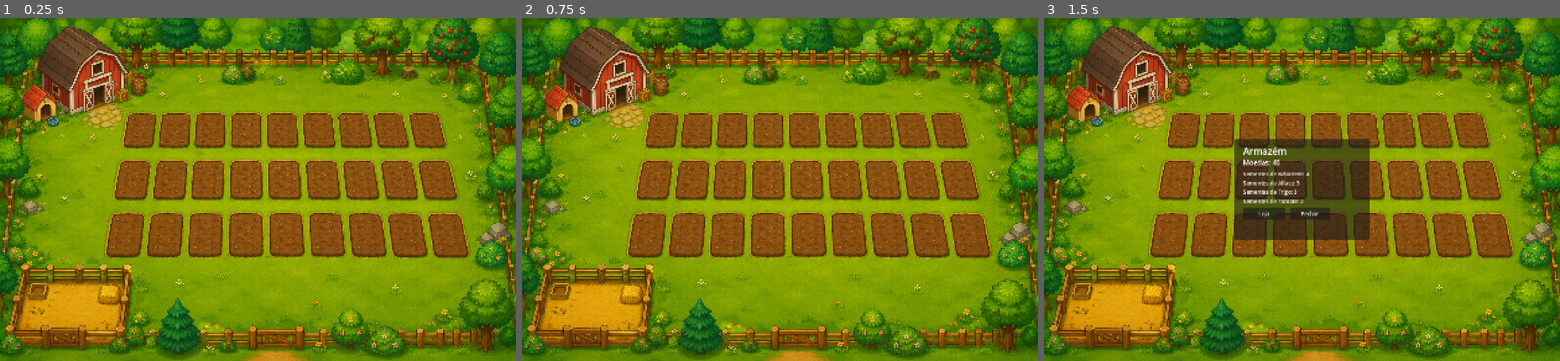
Above: before the commit, frames 1-3 (left to right).
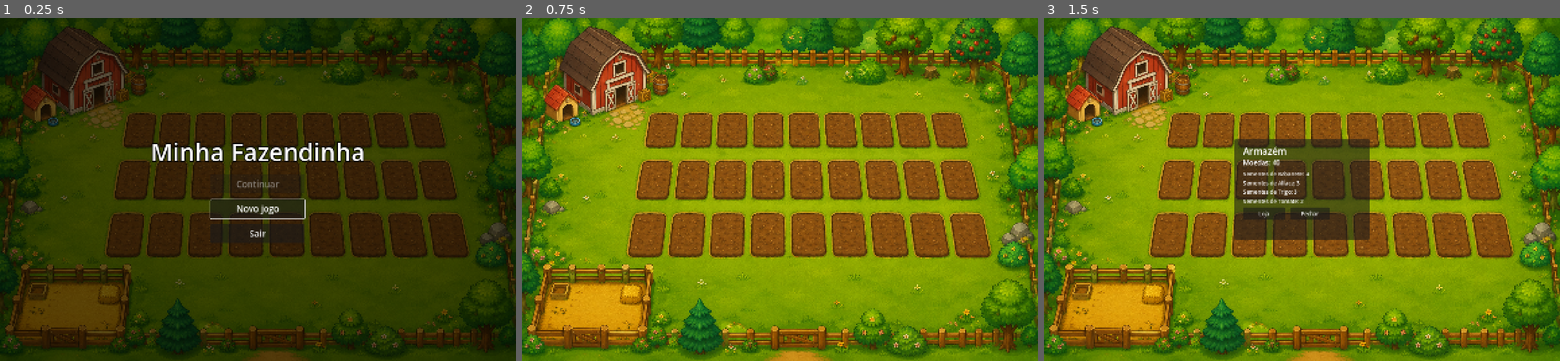
Above: after the commit, the same moments.

Repository: TiagoFLDS-pixel/minha-fazendinha
Game: Godot game, scene res://scenes/menu.tscn
Two runs of this game, one before a commit and one after it. Both use one fixed random seed, a clock stepped at 60 frames per second and the inputs below. Before the commit the project starts from res://scenes/fazenda.tscn.
Inputs (mouse positions are in pixels of both pictures, inside the frame that each line leads up to):
- Up to frame 1 (0.25 s): no input
- Up to frame 2 (0.75 s): click (780, 210) at 0.5 s, where only the run after the commit has a clickable "Novo jogo"
- Up to frame 3 (1.5 s): tap Enter at 1.25 s; move the mouse to (1131, 69) at 1.27 s; click (1131, 69) at 1.42 s

The runs differ from the first frame. In frame 1, 100% of the frame differs, in the area x 0-100%, y 0-100%; in frame 2, nothing differs; in frame 3, nothing differs.

Commit message:
Menu inicial com Continuar, Novo jogo e Sair
Nova cena principal scenes/menu.tscn (scripts/menu.gd) com o título e os
botões Continuar, Novo jogo e Sair sobre o Fundo_Fazenda.png escurecido.
Continuar só fica ativo se existir user://savegame.json. Novo jogo pede
confirmação quando há save e, ao confirmar, apaga-o e abre a fazenda com os
valores iniciais do inventario.gd.

O SaveManager ganha gravacao_ativa: o menu desliga-o e só liga ao abrir a
fazenda. Sem isto, o autosave de 30 s ou fechar a janela no menu gravariam
um save falso (valores iniciais, zero canteiros) por cima do verdadeiro.

Co-Authored-By: Claude Sonnet 5.5 <noreply@anthropic.com>

Diff:
--- a/project.godot
+++ b/project.godot
@@ -11,7 +11,7 @@
 [application]
 
 config/name="Minha Fazendinha"
-run/main_scene="res://scenes/fazenda.tscn"
+run/main_scene="res://scenes/menu.tscn"
 config/features=PackedStringArray("4.7", "Forward Plus")
 config/icon="res://resources/sprites/icon.svg"
 
--- /dev/null
+++ b/scenes/menu.tscn
@@ -0,0 +1,73 @@
+[gd_scene load_steps=3 format=3]
+
+[ext_resource type="Script" path="res://scripts/menu.gd" id="1_menu"]
+[ext_resource type="Texture2D" uid="uid://1sr64sqbo3c2" path="res://resources/sprites/Fundo_Fazenda.png" id="2_fundo"]
+
+[node name="Menu" type="Control"]
+layout_mode = 3
+anchors_preset = 15
+anchor_right = 1.0
+anchor_bottom = 1.0
+grow_horizontal = 2
+grow_vertical = 2
+script = ExtResource("1_menu")
+
+[node name="Fundo" type="TextureRect" parent="."]
+modulate = Color(0.4, 0.4, 0.4, 1)
+layout_mode = 1
+anchors_preset = 15
+anchor_right = 1.0
+anchor_bottom = 1.0
+grow_horizontal = 2
+grow_vertical = 2
+mouse_filter = 2
+texture = ExtResource("2_fundo")
+expand_mode = 1
+stretch_mode = 6
+
+[node name="Centro" type="CenterContainer" parent="."]
+layout_mode = 1
+anchors_preset = 15
+anchor_right = 1.0
+anchor_bottom = 1.0
+grow_horizontal = 2
+grow_vertical = 2
+
+[node name="Caixa" type="VBoxContainer" parent="Centro"]
+layout_mode = 2
+theme_override_constants/separation = 18
+
+[node name="Titulo" type="Label" parent="Centro/Caixa"]
+layout_mode = 2
+theme_override_colors/font_outline_color = Color(0, 0, 0, 1)
+theme_override_constants/outline_size = 12
+theme_override_font_sizes/font_size = 72
+text = "Minha Fazendinha"
+horizontal_alignment = 1
+
+[node name="ContinuarButton" type="Button" parent="Centro/Caixa"]
+custom_minimum_size = Vector2(280, 56)
+layout_mode = 2
+size_flags_horizontal = 4
+theme_override_font_sizes/font_size = 26
+text = "Continuar"
+
+[node name="NovoJogoButton" type="Button" parent="Centro/Caixa"]
+custom_minimum_size = Vector2(280, 56)
+layout_mode = 2
+size_flags_horizontal = 4
+theme_override_font_sizes/font_size = 26
+text = "Novo jogo"
+
+[node name="SairButton" type="Button" parent="Centro/Caixa"]
+custom_minimum_size = Vector2(280, 56)
+layout_mode = 2
+size_flags_horizontal = 4
+theme_override_font_sizes/font_size = 26
+text = "Sair"
+
+[node name="Confirmacao" type="ConfirmationDialog" parent="."]
+title = "Novo jogo"
+ok_button_text = "Continuar"
+dialog_text = "Isto apaga o progresso atual. Continuar?"
+cancel_button_text = "Cancelar"
--- /dev/null
+++ b/scripts/menu.gd
@@ -0,0 +1,51 @@
+extends Control
+
+const CENA_FAZENDA := "res://scenes/fazenda.tscn"
+
+@onready var continuar_button: Button = $Centro/Caixa/ContinuarButton
+@onready var novo_jogo_button: Button = $Centro/Caixa/NovoJogoButton
+@onready var sair_button: Button = $Centro/Caixa/SairButton
+@onready var confirmacao: ConfirmationDialog = $Confirmacao
+
+
+func _ready() -> void:
+	# O menu nunca grava: o Inventario ainda tem os valores iniciais e não há
+	# canteiros, por isso gravar aqui apagaria ou criaria um save errado.
+	SaveManager.gravacao_ativa = false
+
+	continuar_button.disabled = not _existe_save()
+	continuar_button.pressed.connect(_abrir_fazenda)
+	novo_jogo_button.pressed.connect(_on_novo_jogo)
+	sair_button.pressed.connect(get_tree().quit)
+	confirmacao.confirmed.connect(_comecar_novo_jogo)
+
+	if continuar_button.disabled:
+		novo_jogo_button.grab_focus()
+	else:
+		continuar_button.grab_focus()
+
+
+func _existe_save() -> bool:
+	return FileAccess.file_exists(SaveManager.CAMINHO_SAVE)
+
+
+func _on_novo_jogo() -> void:
+	if _existe_save():
+		confirmacao.popup_centered()
+	else:
+		_comecar_novo_jogo()
+
+
+func _comecar_novo_jogo() -> void:
+	if _existe_save():
+		var erro := DirAccess.remove_absolute(SaveManager.CAMINHO_SAVE)
+		if erro != OK:
+			push_warning("Não foi possível apagar o save (erro %d)." % erro)
+			Avisos.mostrar("Não foi possível apagar o save")
+			return
+	_abrir_fazenda()
+
+
+func _abrir_fazenda() -> void:
+	SaveManager.gravacao_ativa = true
+	get_tree().change_scene_to_file(CENA_FAZENDA)
--- a/scripts/save_manager.gd
+++ b/scripts/save_manager.gd
@@ -11,6 +11,10 @@
 
 var intervalo_autosave := 30.0
 var _tempo_desde_ultimo_save := 0.0
+
+## Desligado pelo menu inicial: sem canteiros nem save carregado, gravar
+## escreveria um save falso (ou apagaria o verdadeiro). Ligado ao abrir a fazenda.
+var gravacao_ativa := true
 
 
 func _ready() -> void:
@@ -31,6 +35,9 @@
 
 
 func salvar() -> void:
+	if not gravacao_ativa:
+		return
+
 	var dados := {
 		"moedas": Inventario.moedas,
 		"items": Inventario.items,
Not shown, added: scripts/menu.gd.uid
